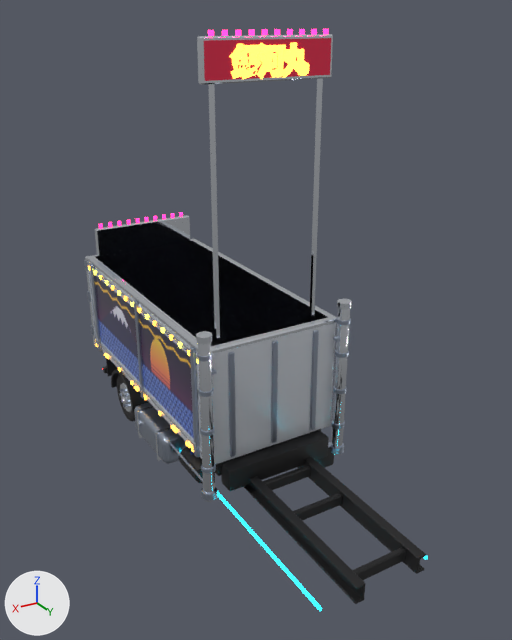
The glTF model game/assets/vehicles/dekotora/truck/kit/body_leve.glb as it was, and as the next commit left it.
Rendered twice from a camera (50 mm lens) standing at (5.58, 14.11, 7.9) and looking at (-0.14, 4.59, 3.14). Every picture has the same lights, and +X, +Y and +Z are marked at lower left. The first picture is the older version. Where no turn or scale is listed for an object, it has been applied to the vertices. Vertices at exactly the same position are counted once.

Names of what the first picture shows: 'truck_andon_panel', 'truck_chrome', 'truck_lamp_amber', 'truck_lamp_pink', 'truck_mural', 'truck_paint_white_panel', 'truck_plastic_black', 'truck_steel' and 4 more.
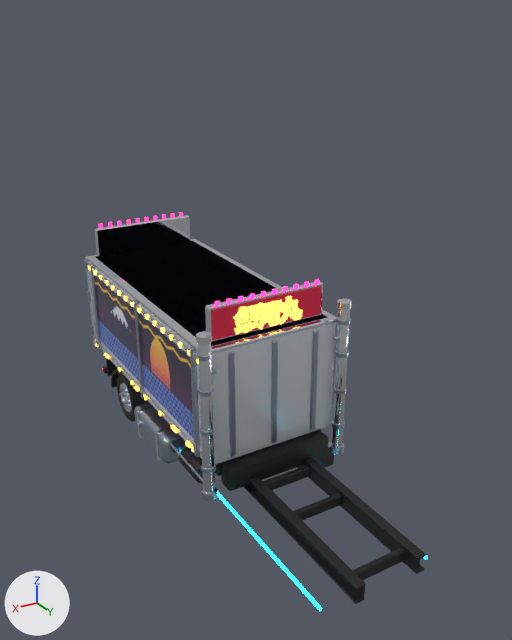
The edits, one by one:
me_truck_chrome is used by ob_truck_chrome; location (0.0, 0.0, 0.0).
me_truck_chrome had 1384 vertices, 2612 faces and spanned x -1.42..1.42, y -0.17..5.62, z 0.22..7.64.
me_truck_chrome now has 1368 vertices, 2588 faces and spans x -1.42..1.42, y -0.17..5.62, z 0.22..3.83.
me_truck_chrome part 1: the loose piece of 24 vertices spanning x -1.08..1.08, y 5.09..5.21, z 7.04..7.64 is moved by (0.0, 0.0, -3.81).
me_truck_chrome part 2: the loose piece of 8 vertices spanning x 0.87..0.93, y 5.12..5.18, z 3.2..7.09 is deleted.
me_truck_chrome part 3: the loose piece of 8 vertices spanning x -0.93..-0.87, y 5.12..5.18, z 3.2..7.09 is deleted.
me_truck_lamp_amber is used by ob_truck_lamp_amber; location (0.0, 0.0, 0.0).
me_truck_lamp_amber had 4338 vertices, 9720 faces and spanned x -1.3..1.3, y -0.12..5.24, z 1.14..7.55.
me_truck_lamp_amber now has 4338 vertices, 9720 faces and spans x -1.3..1.3, y -0.12..5.24, z 1.14..3.74.
me_truck_lamp_amber part 4: the loose piece of 398 vertices spanning x -0.64..-0.13, y 5.23..5.24, z 7.08..7.54 is moved by (0.0, 0.0, -3.81).
me_truck_lamp_amber part 5: the loose piece of 348 vertices spanning x -0.23..0.26, y 5.23..5.24, z 7.07..7.55 is moved by (0.0, 0.0, -3.81).
me_truck_lamp_amber part 6: the loose piece of 720 vertices spanning x 0.16..0.67, y 5.23..5.24, z 7.09..7.54 is moved by (0.0, 0.0, -3.81).
Object 'truck_andon_panel' (ob_truck_andon_panel) moves from (0.0, 5.22, 7.34) to (0.0, 5.22, 3.53).
Object 'truck_lamp_pink' (ob_truck_lamp_pink) moves from (-0.93, 5.22, 7.68) to (-0.93, 5.22, 3.87).

What differs and where, as boxes (x1, y1, x2, y2) in the pictures (512 x 640 px; the box of a moved part takes in the faces that stretch with it):
'truck_chrome', reshaped (39% shorter)
    before: (85, 34, 352, 502)
    after: (85, 215, 352, 502)
'truck_andon_panel', moved
    before: (204, 38, 331, 81)
    after: (211, 286, 322, 340)
'truck_lamp_amber', reshaped
    before: (88, 42, 309, 452)
    after: (88, 266, 303, 452)
'truck_lamp_pink', moved
    before: (99, 29, 329, 228)
    after: (99, 212, 319, 307)
part 1 of me_truck_chrome, moved or reshaped
    before: (197, 34, 333, 85)
    after: (205, 281, 323, 343)
part 2 of me_truck_chrome, deleted
    before: (208, 84, 220, 341)
part 3 of me_truck_chrome, deleted
    before: (309, 79, 323, 318)
part 4 of me_truck_lamp_amber, moved or reshaped
    before: (281, 42, 309, 78)
    after: (277, 296, 303, 325)
part 5 of me_truck_lamp_amber, moved or reshaped
    before: (257, 43, 286, 79)
    after: (257, 299, 282, 330)
part 6 of me_truck_lamp_amber, moved or reshaped
    before: (229, 44, 262, 79)
    after: (233, 304, 261, 334)
